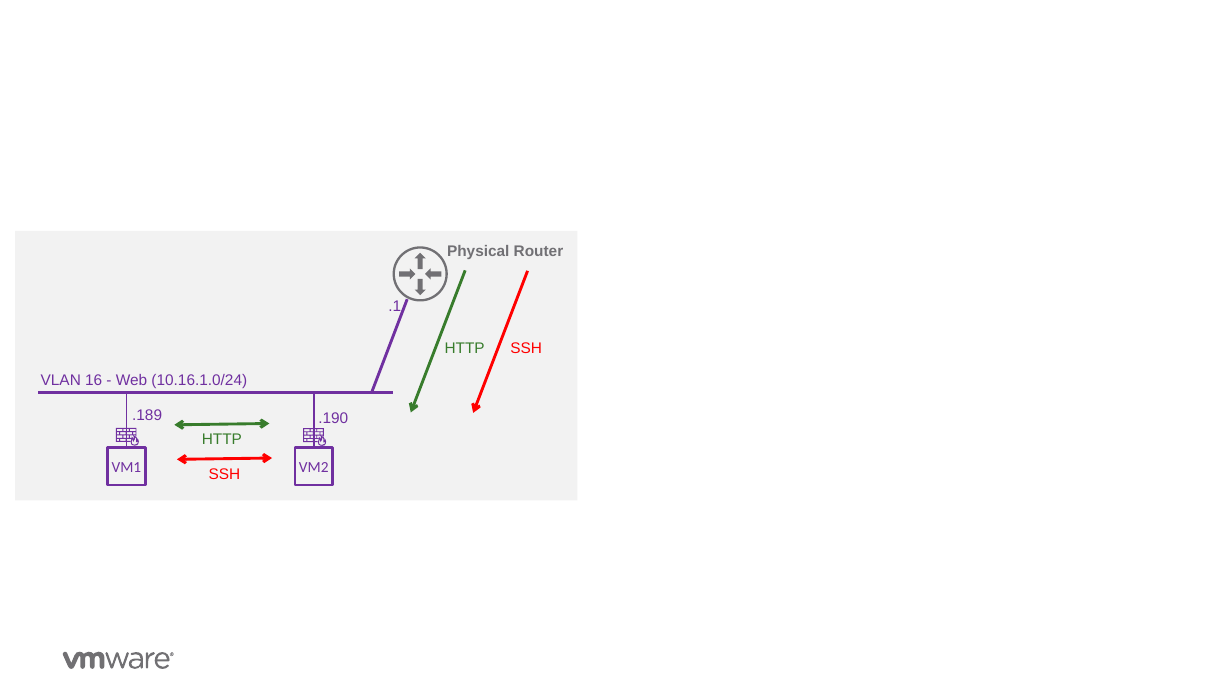
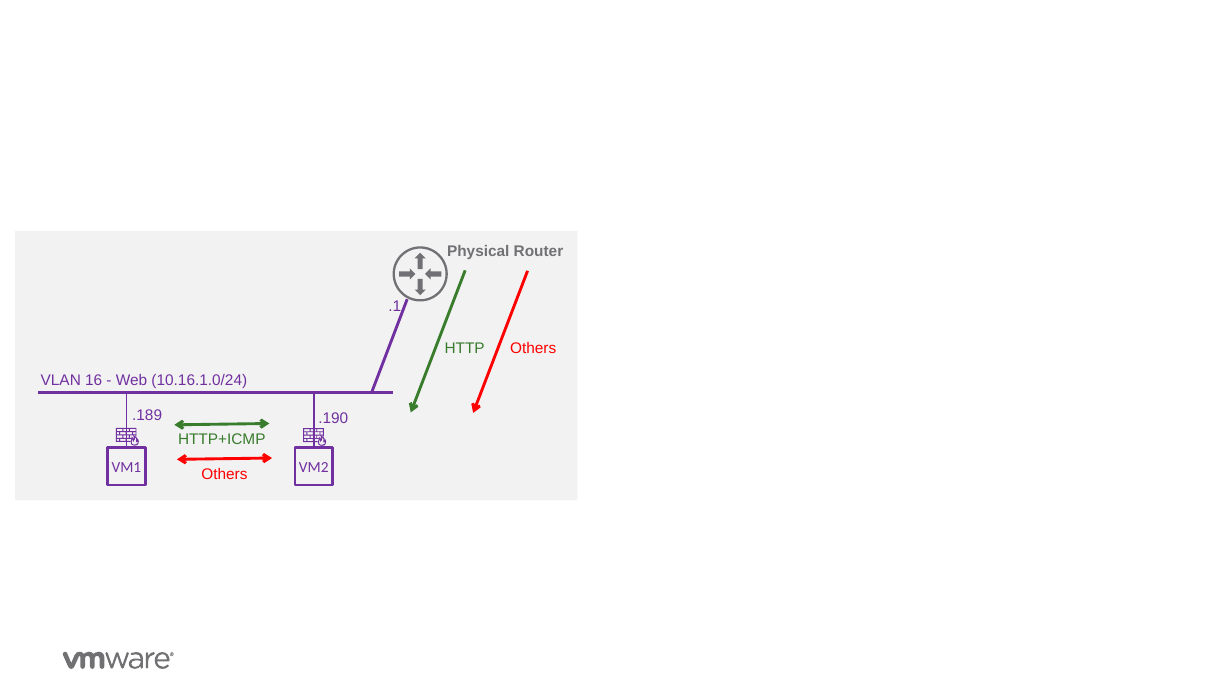
Before and after one commit to vmware-nsx/eval-docs, a slide deck: slide 4 of docs/assets/Graphics/Graphics-v0.1.pptx (slide 5 before the commit). Drawn at 1232x693 pixels with LibreOffice and Linux fonts; fonts in the diff are those of the drawing; background and template pictures are left out. Boxes give left, top, right and bottom in pixels: in the first picture for what was removed or moved away, otherwise in the second. Text is boxed around its words. In the diff, an @@ line names an element or a change of style, - is before the commit and + after.

```diff
--- a/docs/assets/Graphics/Graphics-v0.1.pptx
+++ b/docs/assets/Graphics/Graphics-v0.1.pptx
@@ text at (510, 342, 556, 353): text changed @@
-SSH
+Others
@@ text at (178, 433, 266, 444): text changed @@
-HTTP
+HTTP+ICMP
@@ text at (201, 468, 247, 479): text changed @@
-SSH
+Others
```
Also in this commit, not shown: 1 slide removed, 1 other file.
